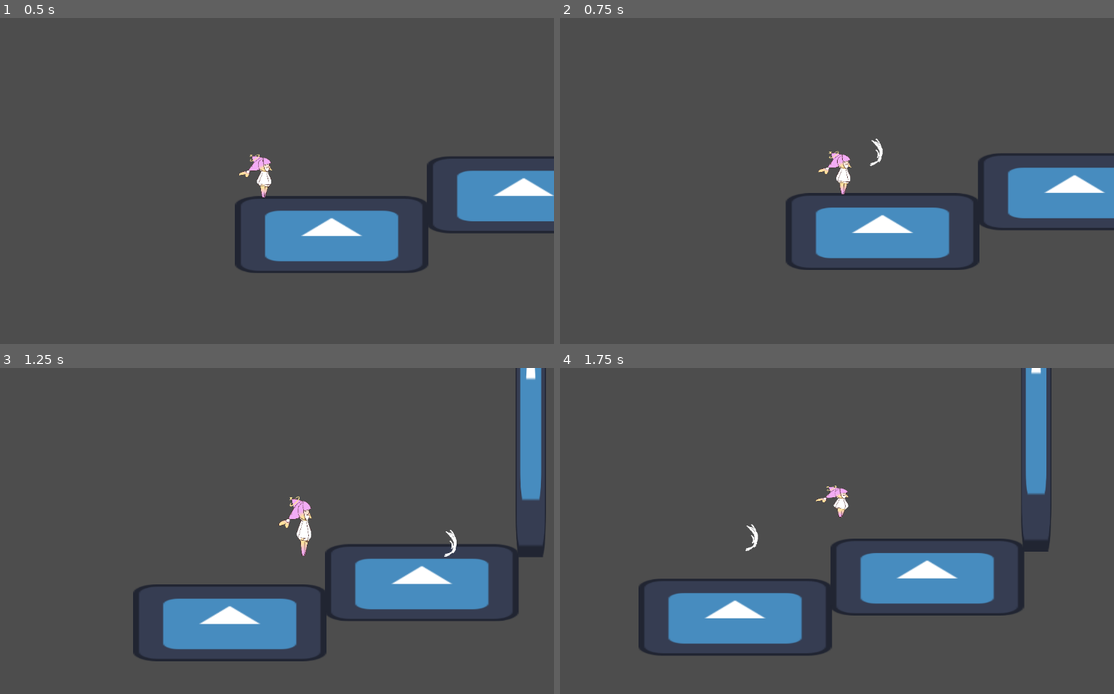
Above: before the commit, frames 1-4 (two rows, left to right).
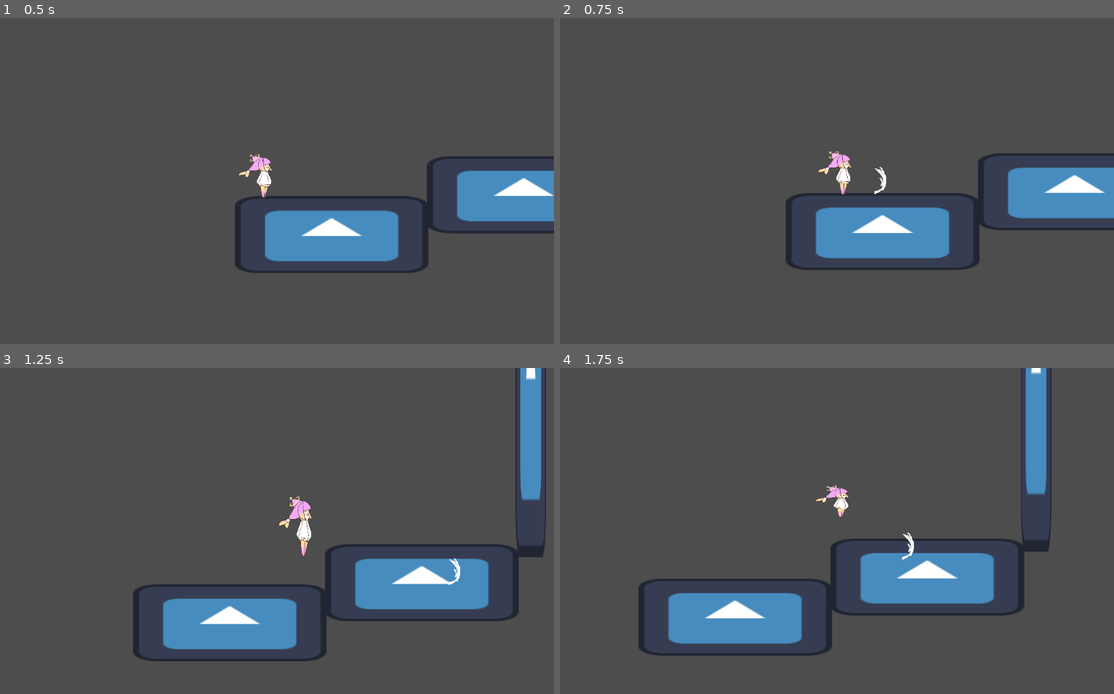
Above: after the commit, the same moments.

Repository: maedi05/whale-game-prototype
Game: Godot game, scene res://Scenes/test_level_1.tscn
The game is run twice, just before and just after one commit, with the same random seed, the same clock (stepped at 60 frames per second) and the same inputs. The engine's default icon, where the game draws it, is replaced by a stand-in: a white triangle on a blue panel in a dark square.
Inputs (mouse positions are in pixels of both pictures, inside the frame that each line leads up to):
- Up to frame 1 (0.5 s): no input
- Up to frame 2 (0.75 s): move the mouse to (953, 164) at 0.52 s; hold D (right) from 0.53 s (still down); click (953, 164) at 0.6 s
- Up to frame 3 (1.25 s): keep holding D (right); tap Space (jump) at 0.77 s
- Up to frame 4 (1.75 s): keep holding D (right); move the mouse to (709, 547) at 1.27 s; tap Ctrl (dash) at 1.35 s; tap Space (jump) at 1.52 s; click (709, 547) at 1.55 s

Frame 1 is identical in both runs. In frame 2, 0.2% of the frame differs, in the area x 55-59%, y 36-55%; in frame 3, 0.1%; in frame 4, 0.2%, in the area x 33-64%, y 47-59%.
Error before the commit: Invalid assignment of property or key 'pos' with value of type 'Vector2' on a base object of type 'Area2D (projectile.gd)'. (res://Scenes/level_script1.gd:10)

Commit message:
added projectiles

Diff:
--- a/Player.gd
+++ b/Player.gd
@@ -1,6 +1,7 @@
 extends CharacterBody2D
 
 class_name Player
+const PROJECTILE = preload("res://Scenes/projectile.tscn")
 
 #hi
 #Player animations
@@ -9,7 +10,7 @@
 #bullet stuff idk
 var facing_right := true
 
-signal shoot(pos: Vector2)
+signal shoot(pos: Vector2, direction: bool)
 
 #Player movement
 @export var walk_speed = 150.0
@@ -93,9 +94,17 @@
 			velocity.x = move_toward(velocity.x, 0, walk_speed * deceleration)
 
 	#shoot projectile pls i am begging T.T
+	#if Input.is_action_just_pressed("shoot"):
+		#shoot.emit(global_position, facing_right) #when activated gives the level info about position and if facing right is true or not :)
 	if Input.is_action_just_pressed("shoot"):
-		shoot.emit(global_position)
-
+		var projectile = PROJECTILE.instantiate()
+		if "facing_right" in projectile:
+			projectile.facing_right = facing_right
+		if owner:
+			owner.add_child(projectile)
+		else:
+			get_tree().current_scene.add_child(projectile)
+		projectile.global_position = global_position
 
 	# Funny thing to avoid stepping on each other :D
 	update_animations(direction)
--- a/Scenes/level_script1.gd
+++ b/Scenes/level_script1.gd
@@ -1,10 +1,10 @@
 extends Node2D
 
-const projectile_scene: PackedScene = preload("res://Scenes/projectile.tscn")
+#onst projectile_scene: PackedScene = preload("res://Scenes/projectile.tscn")
 
-func _on_player_scene_shoot(pos: Vector2) -> void:
-	var projectile = projectile_scene.instantiate()
-	$Projectiles.add_child(projectile)
-	print('shoot from player')
-	print(pos)
-	projectile.pos = global_position # -> pos is position of the player
+#unc _on_player_scene_shoot(pos , facing_right): #-> void:
+	#ar projectile = projectile_scene.instantiate()
+	#f "facing_right" in projectile:
+		#rojectile.facing_right = facing_right
+#$Projectiles.add_child(projectile)
+#projectile.position = pos # -> pos is position of the player
--- a/Scripts/projectile.gd
+++ b/Scripts/projectile.gd
@@ -1,4 +1,12 @@
 extends Area2D
 
+var facing_right: bool = true
+@export var projectile_speed := 300
+
+
+
+
 func _process(delta):
-	position.x += 300 * delta
+	var projectile_dir = 1.0 if facing_right else -1.0
+	position.x +=  projectile_speed * projectile_dir * delta
+	$Sprite2D.flip_h = projectile_dir < 0
